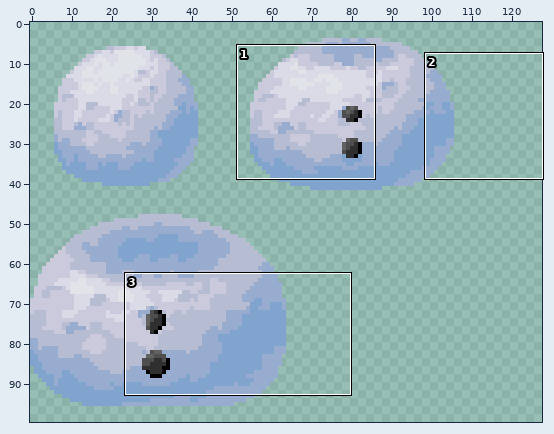
One commit to this sprite sheet: assets/textures/snowman.png. The first picture is a wide view before the edit; the outline marks the close-up.
Close-up. Before the commit:
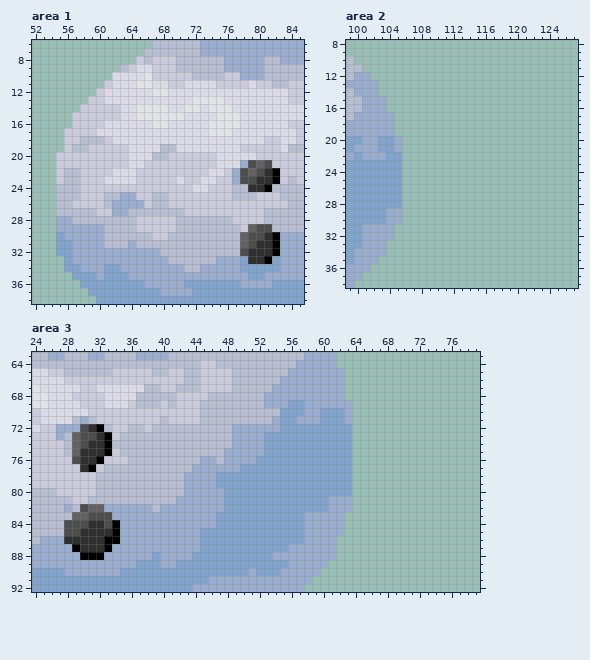
The file is 128x128 pixels. Shown: area 1: x 52..85, y 6..38; area 2: x 99..127, y 8..38; area 3: x 24..79, y 63..92. The wide view leaves out empty margins.
Now the later version:
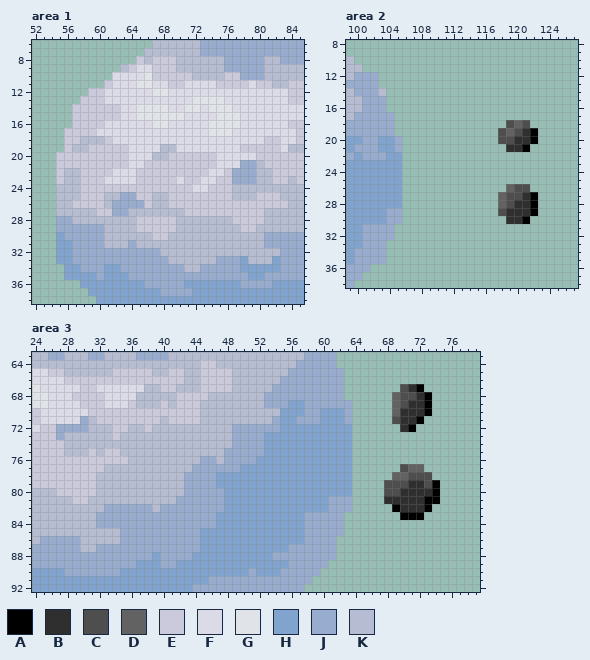
Palette (. is transparent): A #000000  B #2f2f2f  C #4e4e4e  D #626262  E #cbcadc  F #dbdae7  G #e0e4e9  H #80a4ce  J #97acce  K #b6bcd2
From old to new:
{"where": "area 1"}
{"y":12,"x":59,"old":".","new":"E"}
{"y":13,"x":58,"old":".","new":"E"}
{"y":14,"x":57,"old":".","new":"E"}
{"y":21,"x":79,"old":"CDC","new":"JKE"}
{"y":22,"x":78,"old":"CDCBA","new":"JJKKE"}
{"y":23,"x":78,"old":"CCBBA","new":"JJKKE"}
{"y":24,"x":79,"old":"BBA","new":"KKK"}
{"y":29,"x":79,"old":"DCC","new":"EKK"}
{"y":30,"x":78,"old":"DCCBA","new":"KKKJJ"}
{"y":31,"x":78,"old":"DCBBA","new":"KKKJJ"}
{"y":32,"x":78,"old":"CBBBA","new":"KKKKK"}
{"y":33,"x":55,"old":".","new":"H"}
{"y":33,"x":79,"old":"BBA","new":"KKK"}
{"y":35,"x":56,"old":".","new":"H"}
{"where": "area 2"}
{"y":12,"x":102,"old":".","new":"J"}
{"y":14,"x":103,"old":".","new":"K"}
{"y":18,"x":119,"old":"...","new":"CDC"}
{"y":19,"x":118,"old":".....","new":"CDCBA"}
{"y":20,"x":118,"old":".....","new":"CCBBA"}
{"y":21,"x":119,"old":"...","new":"BBA"}
{"y":26,"x":119,"old":"...","new":"DCC"}
{"y":27,"x":118,"old":".....","new":"DCCBA"}
{"y":28,"x":118,"old":".....","new":"DCBBA"}
{"y":29,"x":118,"old":".....","new":"CBBBA"}
{"y":30,"x":119,"old":"...","new":"BBA"}
{"y":35,"x":103,"old":".","new":"J"}
{"where": "area 3"}
{"y":67,"x":70,"old":"...","new":"CBA"}
{"y":68,"x":69,"old":".....","new":"DCCBA"}
{"y":69,"x":69,"old":".....","new":"DCBBA"}
{"y":70,"x":69,"old":".....","new":"DBBBA"}
{"y":71,"x":29,"old":"K","new":"F"}
{"y":71,"x":69,"old":"....","new":"CBBA"}
{"y":72,"x":30,"old":"CBA","new":"JKK"}
{"y":72,"x":70,"old":"..","new":"BA"}
{"y":73,"x":29,"old":"DCCBA","new":"KKKKK"}
{"y":74,"x":29,"old":"DCBBA","new":"KKKKK"}
{"y":75,"x":29,"old":"DBBBA","new":"KKEKE"}
{"y":76,"x":29,"old":"CBBA","new":"EEEE"}
{"y":77,"x":30,"old":"BA","new":"EE"}
{"y":77,"x":70,"old":"...","new":"CDD"}
{"y":78,"x":69,"old":".....","new":"DDCCC"}
{"y":79,"x":68,"old":".......","new":"CCCBBCA"}
{"y":80,"x":68,"old":".......","new":"CCBBBBA"}
{"y":81,"x":68,"old":".......","new":"BBBBBAA"}
{"y":82,"x":28,"old":"J","new":"K"}
{"y":82,"x":30,"old":"CDD","new":"KKK"}
{"y":82,"x":69,"old":".....","new":"ABBBA"}
{"y":83,"x":29,"old":"DDCCC","new":"KKKJJ"}
{"y":83,"x":70,"old":"...","new":"AAA"}
{"y":84,"x":28,"old":"CCCBBCA","new":"KKKKJJJ"}
{"y":85,"x":28,"old":"CCBBBBA","new":"KKKKKKK"}
{"y":86,"x":28,"old":"BBBBBAA","new":"JJKKKKK"}
{"y":87,"x":29,"old":"ABBBA","new":"JKKJJ"}
{"y":88,"x":30,"old":"AAA","new":"JJJ"}
